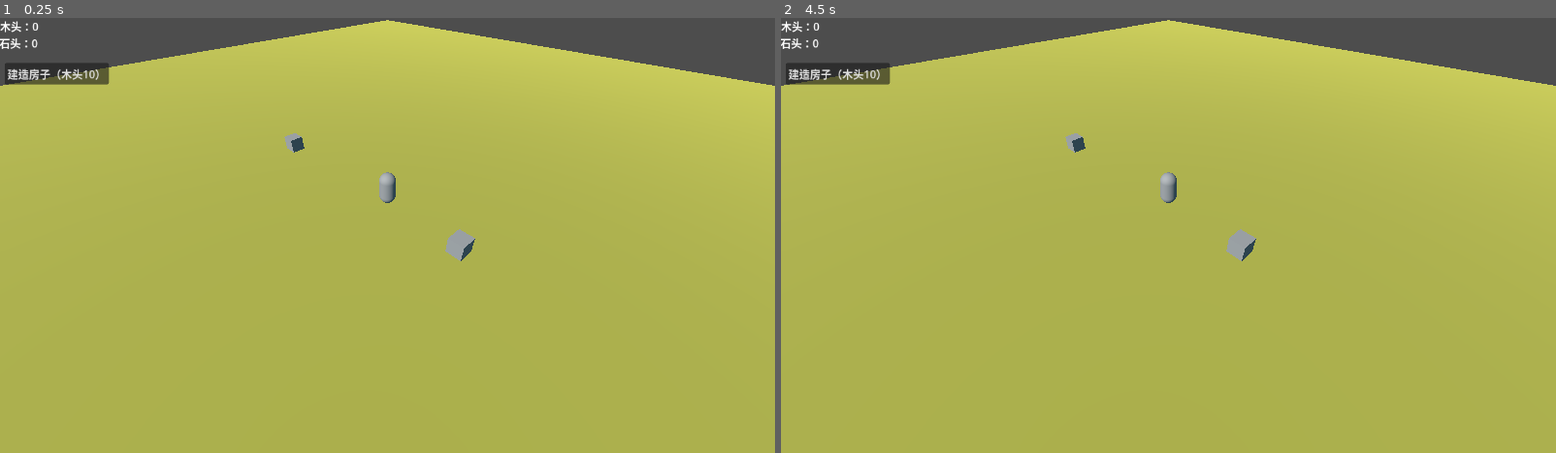
Above: before the commit, frames 1-2 (left to right).
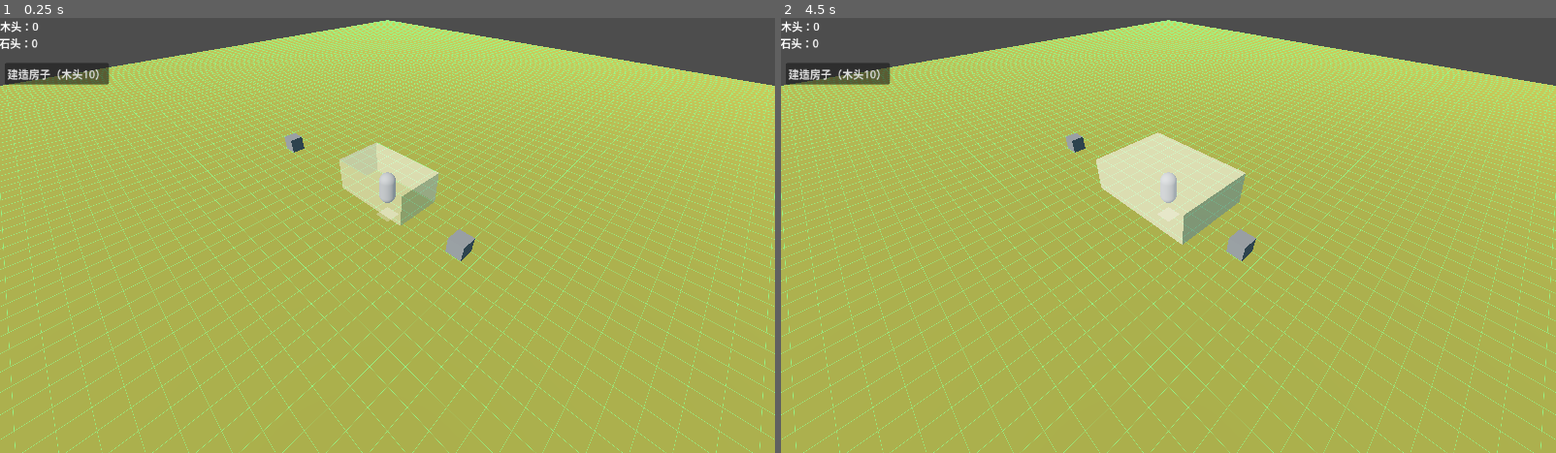
Above: after the commit, the same moments.

Repository: lx18093574415-dev/START
Game: Godot game, scene res://node_3d.tscn
Same seed, same stepped clock (60 frames per second), same inputs: the game is played once before the commit and once after it.
Inputs (mouse positions are in pixels of both pictures, inside the frame that each line leads up to):
- Up to frame 1 (0.25 s): no input
- Up to frame 2 (4.5 s): click "建造房子（木头10）" at 0.5 s; click "建造房子（木头10）" at 1.25 s; click "建造房子（木头10）" at 2 s; tap Enter at 2.75, 4.25 s; move the mouse to (1339, 213) at 2.77 s; tap R at 2.85 s; click (1339, 213) at 2.92 s; tap Space at 3.5 s; move the mouse to (1013, 257) at 3.52 s; tap 1 at 3.6 s; click (1013, 257) at 3.67 s; move the mouse to (1246, 139) at 4.27 s; tap 2 at 4.35 s; click (1246, 139) at 4.42 s

The runs differ from the first frame. In frame 1, 9.7% of the frame differs, in the area x 0-100%, y 0-100%; in frame 2, 11%.
Error after the commit: Invalid access to property or key 'is_build_mode' on a base object of type 'Node3D (game_manager.gd)'. (res://Scripts/Player/player.gd:61)

Commit message:
Refactor game manager resource handling

Diff:
--- a/Scripts/Player/game_manager.gd
+++ b/Scripts/Player/game_manager.gd
@@ -1,23 +1,37 @@
 extends Node
+
+signal resources_changed(wood: int, stone: int)
 
 var wood = 0
 var stone = 0
 
-var is_build_mode = false
+
+func _ready():
+	resources_changed.emit(wood, stone)
+
 
 func add_wood(amount):
 	wood += amount
+	resources_changed.emit(wood, stone)
+
 
 func add_stone(amount):
 	stone += amount
+	resources_changed.emit(wood, stone)
 
-func can_build():
-	return wood >= 10
 
-func consume_build_cost():
-	wood -= 10
+func has_build_cost(building_data: BuildingData) -> bool:
+	if building_data == null:
+		return false
 
-func _on_build_button_pressed():
-	if can_build():
-		is_build_mode = true
-		print("建造模式:", is_build_mode)
+	return wood >= building_data.cost_wood and stone >= building_data.cost_stone
+
+
+func spend_build_cost(building_data: BuildingData) -> bool:
+	if not has_build_cost(building_data):
+		return false
+
+	wood -= building_data.cost_wood
+	stone -= building_data.cost_stone
+	resources_changed.emit(wood, stone)
+	return true
